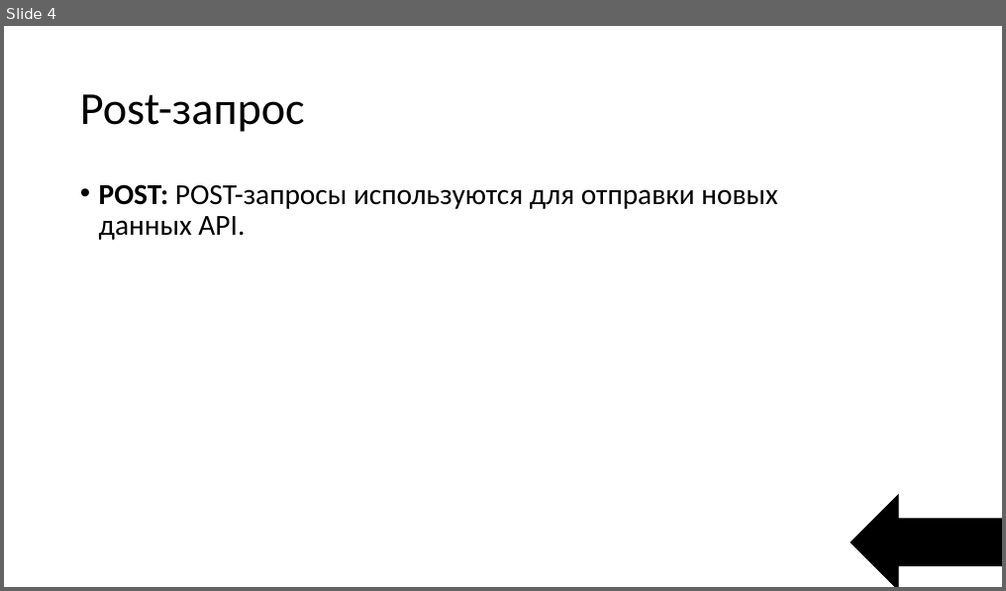
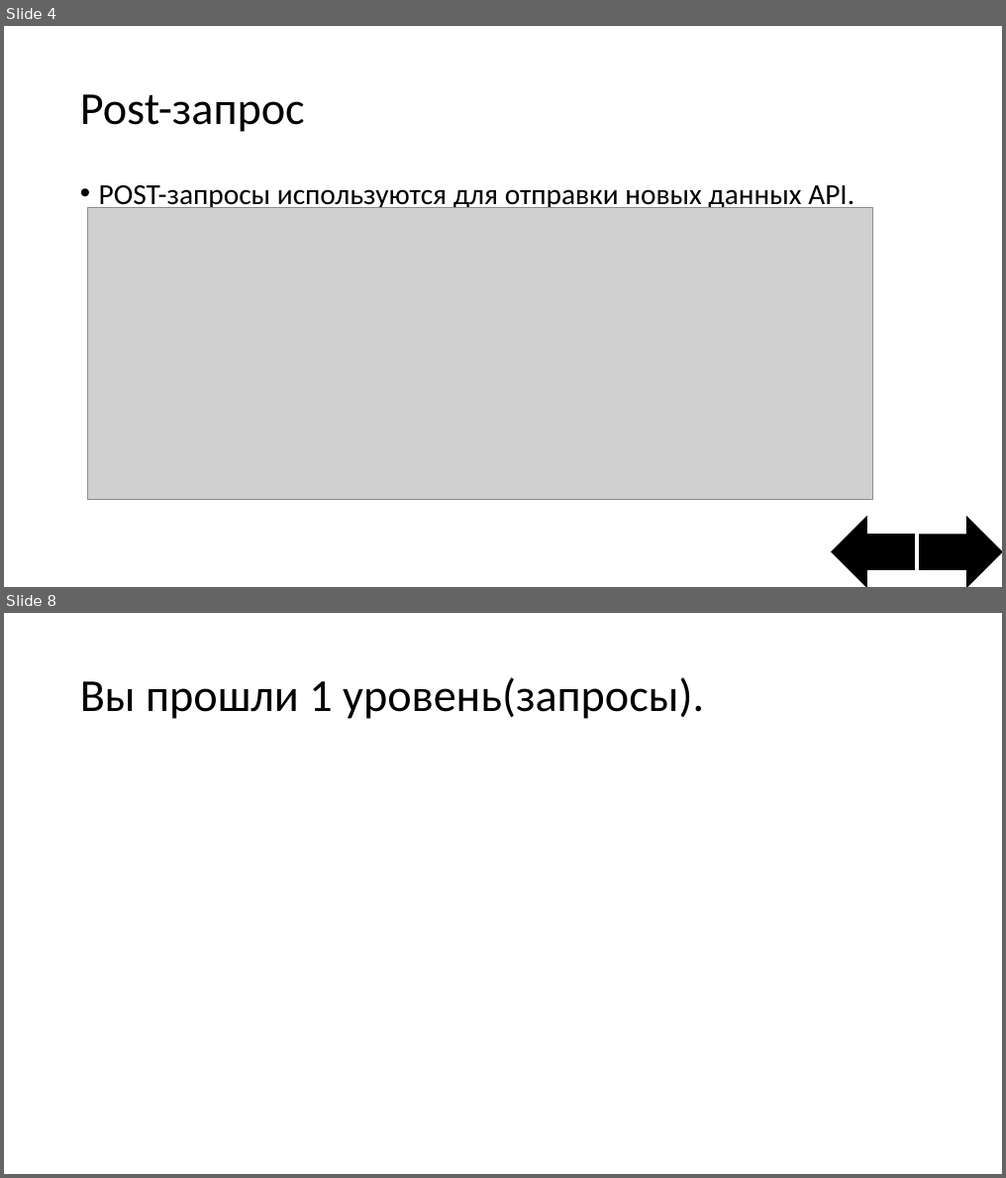
Before and after one commit to StepaN132/Game, a slide deck: Интерактивная игра.pptx. Shown one above the other, each under a label of ours: slide 4 before the commit, slides 4 and 8 after it; the slides between them are not shown. The pictures are 1006x591 and 1006x1178 pixels, drawn with LibreOffice and Linux fonts; fonts in the diff are those of the drawing; grey boxes stand for pictures. Boxes give left, top, right and bottom in pixels: in the first picture for what was removed or moved away, otherwise in the second. Text is boxed around its words. In the diff, an @@ line names an element or a change of style, - is before the commit and + after.

```diff
--- a/Интерактивная игра.pptx
+++ b/Интерактивная игра.pptx
@@ slide 8 added at box(4, 613, 1002, 1174), background #FFFFFF @@
@@ title added at box(80, 677, 704, 719), 44 pt, text #000000 @@
+Вы прошли 1 уровень(запросы).
@@ slide 4 changed as well @@
@@ text at box(99, 185, 854, 211): text changed @@
-• POST: POST-запросы используются для отправки новых данных API.
+• POST-запросы используются для отправки новых данных API.
@@ picture added at box(88, 208, 873, 499) @@
@@ left arrow: place and size @@
-left arrow at box(850, 495, 1002, 587)
+left arrow at box(832, 517, 915, 587)
@@ left arrow added at box(920, 517, 1002, 587), fill #000000, outline #000000 1 pt @@
```
Also in this commit, not shown: 1 other slide changed, 12 other slides added, 8 slides removed.
